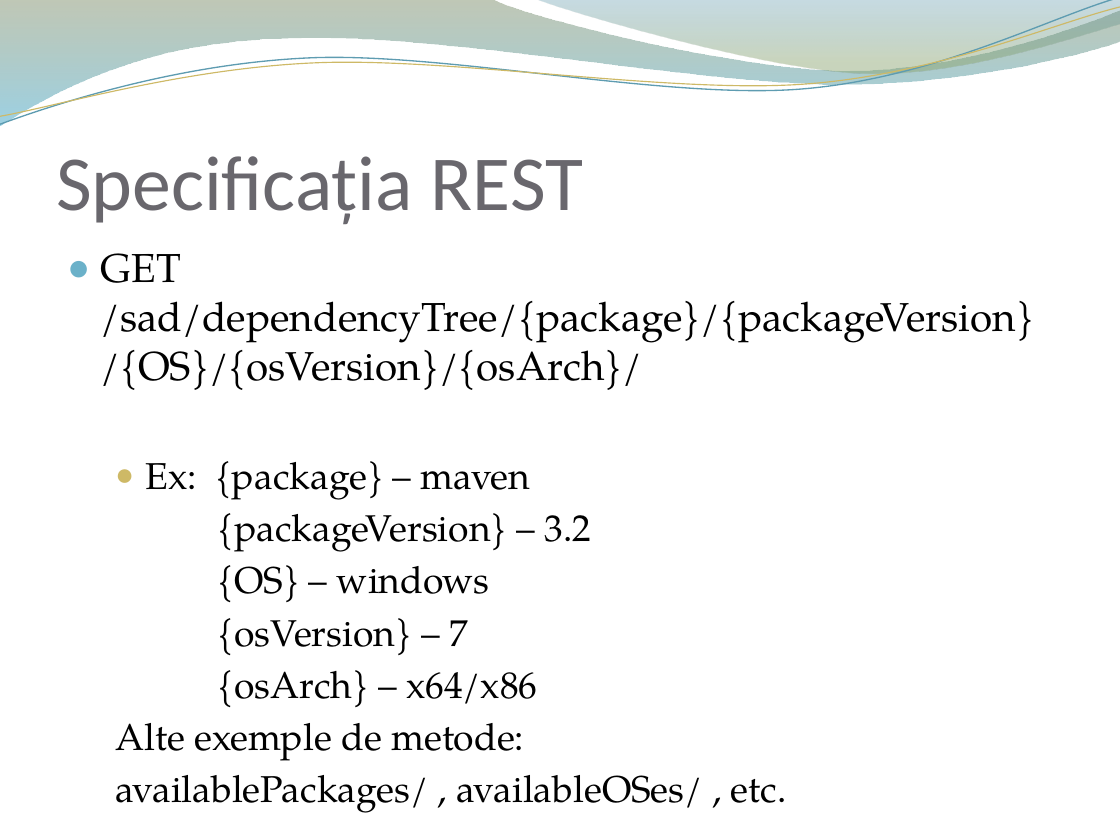
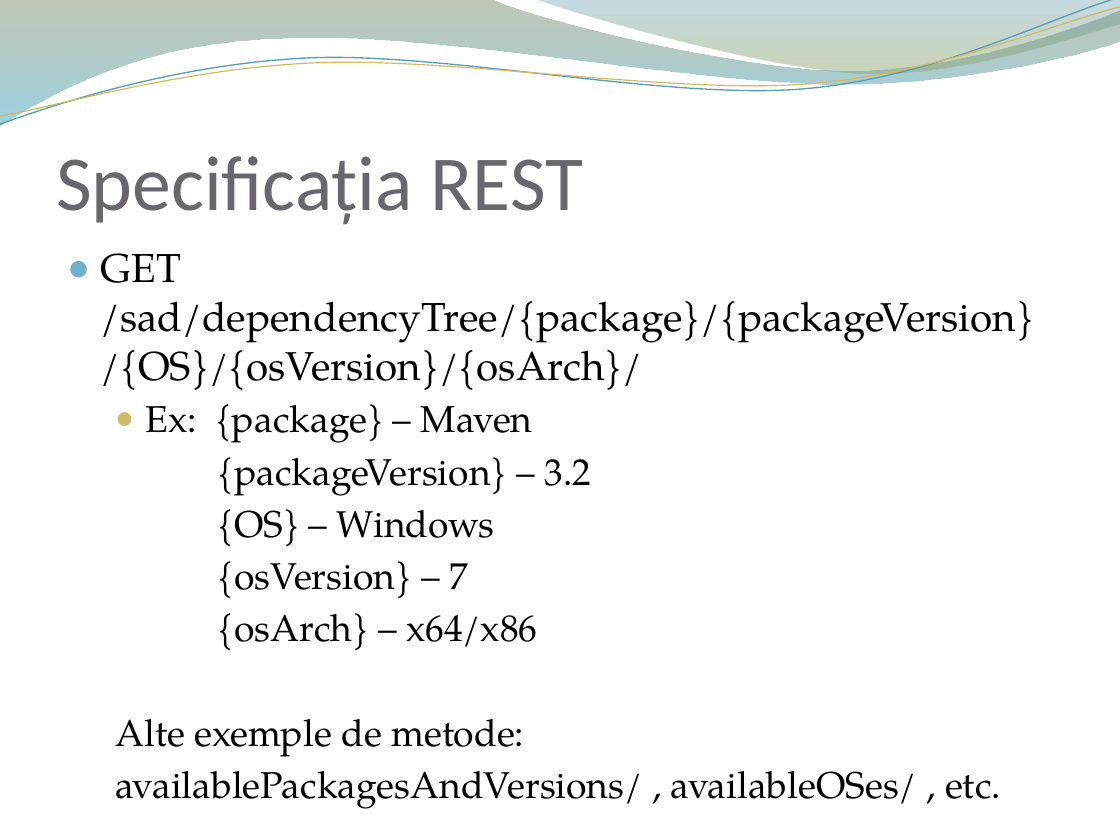
Before and after one commit to achelsau/SAD, a slide deck: slide 8 of plan/SmartAdmin.pptx. Drawn at 1120x840 pixels with LibreOffice and Linux fonts; fonts in the diff are those of the drawing; background and template pictures are left out. Boxes give left, top, right and bottom in pixels: in the first picture for what was removed or moved away, otherwise in the second. Text is boxed around its words. In the diff, an @@ line names an element or a change of style, - is before the commit and + after.

```diff
--- a/plan/SmartAdmin.pptx
+++ b/plan/SmartAdmin.pptx
@@ text at [145, 404, 533, 443]: text changed @@
-  ● Ex: {package} – maven
+  ● Ex: {package} – Maven
@@ text at [218, 509, 495, 546]: text changed @@
-  {OS} – windows
+  {OS} – Windows
@@ text at [115, 771, 1001, 809]: text changed @@
-  availablePackages/ , availableOSes/ , etc.
+  availablePackagesAndVersions/ , availableOSes/ , etc.
```
Also in this commit, not shown: 1 other slide changed, 1 slide added, 3 other files.
